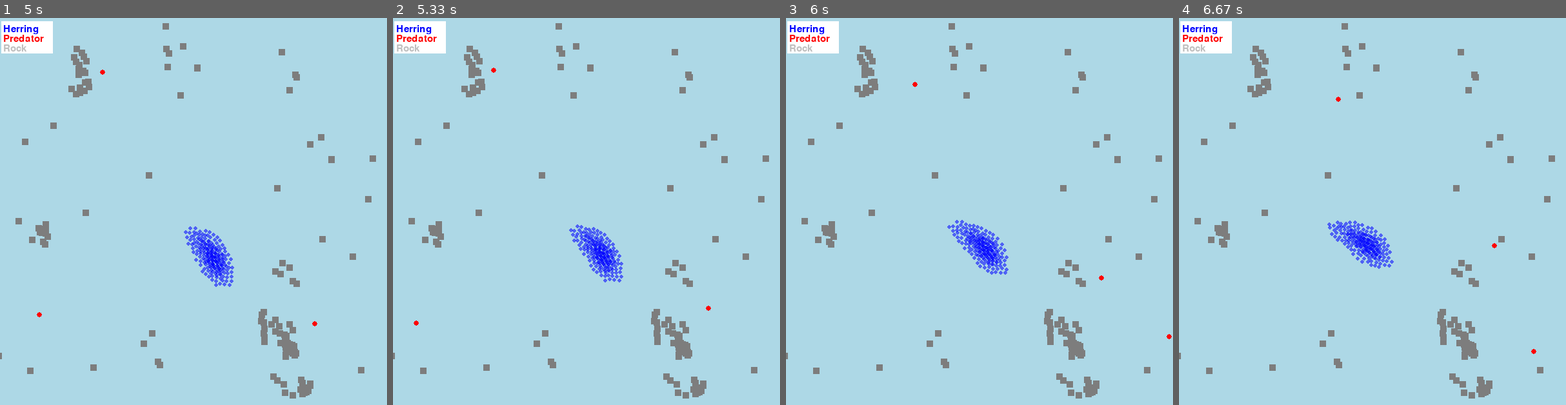
Above: before the commit, frames 1-4 (left to right).
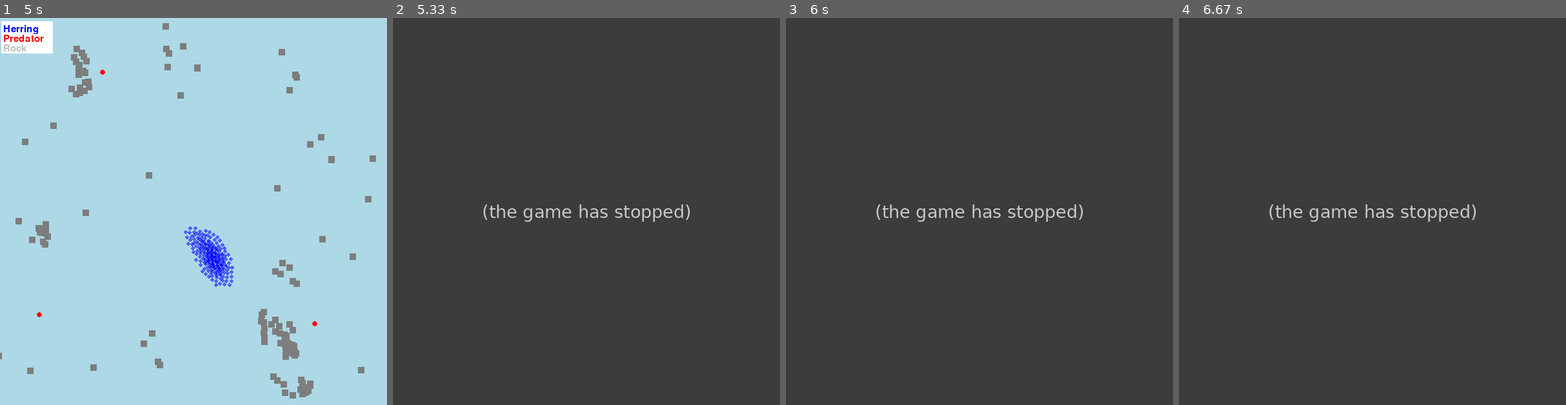
Above: after the commit, the same moments.

Repository: suus-stack/PCA
Game: pygame game, started from code/herring_simulation.py
Two runs of this game, one before a commit and one after it. Both use one fixed random seed, a clock stepped at 60 frames per second and the inputs below.
Inputs:
- Up to frame 1 (5 s): no input
- Up to frame 2 (5.33 s): no input
- Up to frame 3 (6 s): no input
- Up to frame 4 (6.67 s): no input

Frame 1 is identical in both runs. In frame 2, 100% of the frame differs, in the area x 0-100%, y 0-100%; in frame 3, 100%; in frame 4, 100%.
After the commit the program exited at 5 s; later frames show no game.

Commit message:
the weighted value again

Diff:
--- a/code/herring_simulation.py
+++ b/code/herring_simulation.py
@@ -66,7 +66,7 @@
         # Pick velocity and multiply it with the correct speed and add randomness
         self.velocity = pygame.Vector2(random.uniform(-1, 1), random.uniform(-1, 1)).normalize() * (Config.HERRING_SPEED + random.uniform(-0.05, 0.05))
 
-    def boids_rules_herring(self, all_herring, boids_influence):
+    def boids_rules_herring(self, all_herring, boids_influence, weighted_x):
         """ Function to adapt the herring velocity to implement the flocking rules:
         - The separation rule: herring maintain a certain minimum distance with respect
         to its surrounding herring.
@@ -83,6 +83,8 @@
             Group containing all herring entities.
         boids_influence: Int
             Indicates if a boid rule is more important.
+        weighted_x: Int
+            Indicates the weight value at which the rule holds greater significance.
         """
         # Make needed vectors and counters
         separation_vector = pygame.Vector2(0, 0)
@@ -97,17 +99,17 @@
             alignment_influence = 1
             cohesion_influence = 1
         if boids_influence == 1:
-            separation_influence = 3
+            separation_influence = weighted_x
             alignment_influence = 1
             cohesion_influence = 1
         if boids_influence == 2:
             separation_influence = 1
-            alignment_influence = 3
+            alignment_influence = weighted_x
             cohesion_influence = 1
         if boids_influence == 3:
             separation_influence = 1
             alignment_influence = 1
-            cohesion_influence = 3
+            cohesion_influence = weighted_x
 
         # Loop over all the herring
         for herring in all_herring:
@@ -239,7 +241,7 @@
                 # Normalize velocity and multiply by the changed speed
                 self.velocity = self.velocity.normalize() * (Config.HERRING_SPEED + (Config.HERRING_SPEED_MAX - Config.HERRING_SPEED + random.uniform(-0.05, 0.05)) * closeness)
 
-    def update(self, all_herring, all_predators, all_rocks, boids_influence):
+    def update(self, all_herring, all_predators, all_rocks, boids_influence, weighted_x):
         """This function updates the position of a herring. The new position is
         dependent on the old position, the cohesion-, separation- and alignment rule,
         the rock positions and the positions of the predator(s).
@@ -256,9 +258,11 @@
             Group containing all rock entities.
         boids_influence: Int
             Indicates if a boid rule is more important.
+        weighted_x: Int
+            Indicates the weight value at which the rule weighted.
         """
         # Appy the three boids rules
-        self.boids_rules_herring(all_herring, boids_influence)
+        self.boids_rules_herring(all_herring, boids_influence, weighted_x)
 
         # Determine influence of the environment
         self.avoid_predator(all_predators, all_herring)
@@ -476,7 +480,7 @@
 
 class Experiment(pygame.sprite.Sprite):
     def __init__(self, herring_nr=100, predator_nr=1, rock_nr=10, simulation_duration=20, extra_rocks=False, start_school=False, perception_change_predator=False,
-        perception_change_herring=False, alignment_distance=20, cohesion_distance=20, separation_distance=5, boids_influence=0):
+        perception_change_herring=False, alignment_distance=20, cohesion_distance=20, separation_distance=5, boids_influence=0, weighted_x=0):
         """
         Parameters:
         -----------
@@ -508,7 +512,9 @@
             The distance that determines which neighbouring herring are used for
             the separation rule.
         boids_influence: Int
-            Indicates if one boid rule is more important
+            Indicates if one boid rule is weighted.
+        weighted_x: Int
+            Indicates the weight value at which the rule more important.
         """
         self.herring_nr = herring_nr
         self.predator_nr = predator_nr
@@ -520,6 +526,7 @@
         self.perception_change_herring = perception_change_herring
         self.boids_influence = boids_influence
         self.perception_change_called = True
+        self.weighted_x = weighted_x
 
         Config.ALIGNMENT_DISTANCE = alignment_distance
         Config.COHESION_DISTANCE = cohesion_distance
@@ -904,7 +911,7 @@
                     simulation_run = False
 
             # Update the position of the herring and predators
-            all_herring.update(all_herring, all_predators, all_rocks, self.boids_influence)
+            all_herring.update(all_herring, all_predators, all_rocks, self.boids_influence, self.weighted_x)
             all_predators.update(all_herring, all_predators, all_rocks)
 
             elapsed_time = (showed_frames / Config.FRAMES_PER_SECOND)
@@ -966,8 +973,9 @@
     10: The cohesion distance (float). Default set to 32.
     11: The separation distance (float). Default set to 6.
     12: The influence of boids rules (int). Default set to 0.
+    13: The weighted value (int). Default set to 3.
     """
     # Do a doctest and run the simulation
     doctest.testmod()
-    experiment_example = Experiment(200, 3, 40, 60, True, True, False, False, 32, 32, 6, 0)
+    experiment_example = Experiment(200, 3, 40, 5, True, True, False, False, 32, 32, 6, 0, 3)
     return_values = experiment_example.run()
